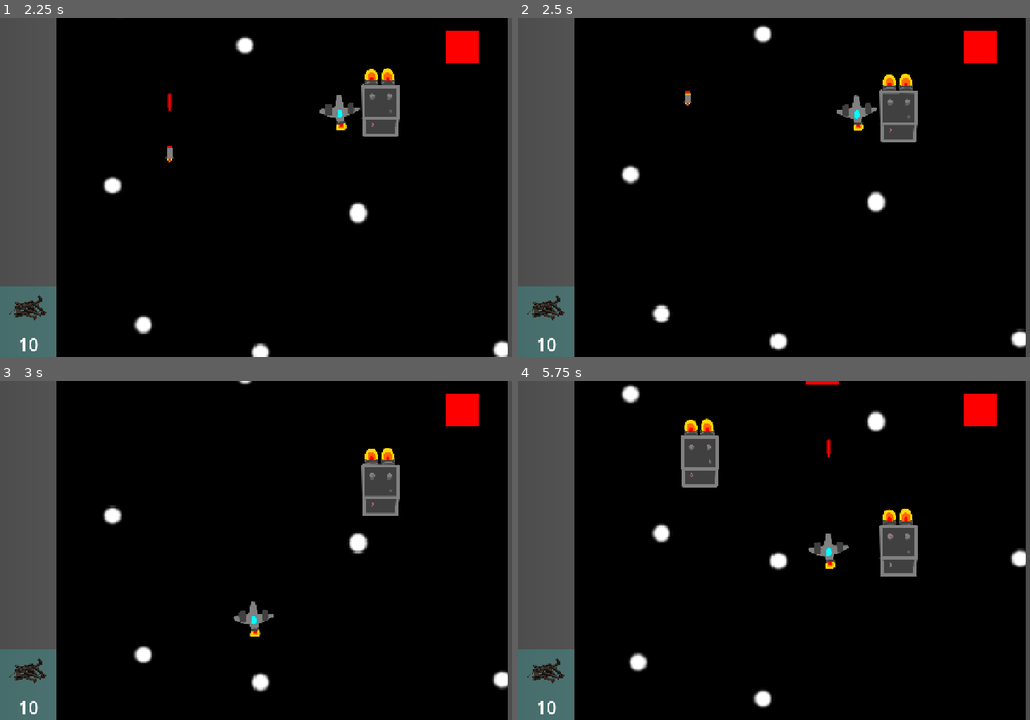
Above: before the commit, frames 1-4 (two rows, left to right).
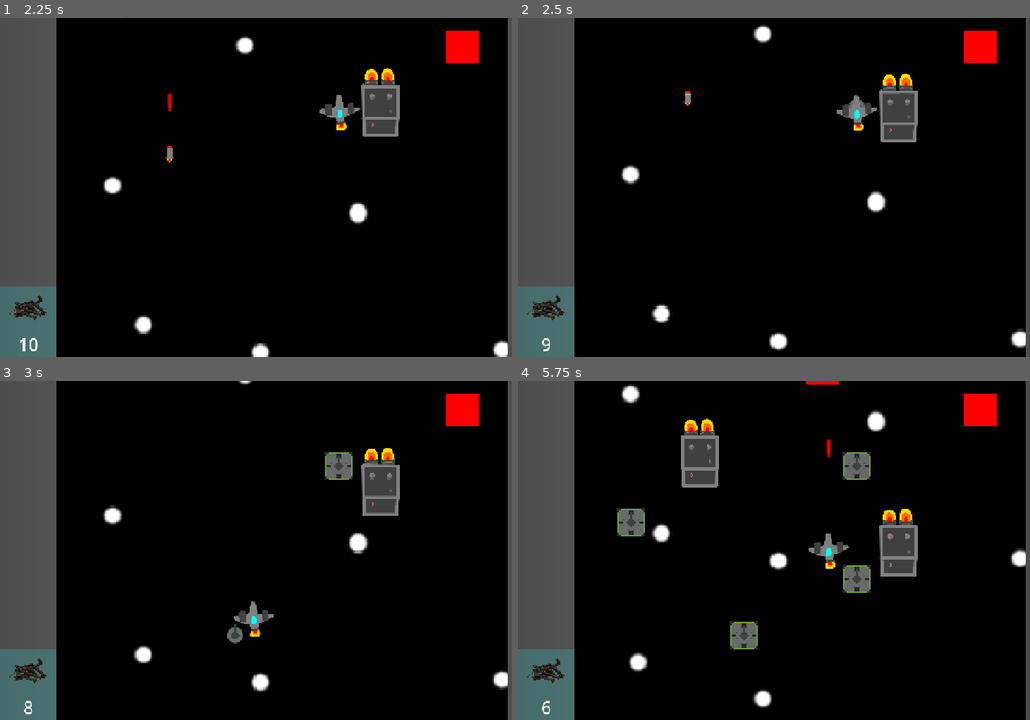
Above: after the commit, the same moments.

Repository: mykyta-bazhukhin/Cargo-Defense
Game: Godot game, scene res://Scenes/main_scene.tscn
The game is run twice, just before and just after one commit, with the same random seed, the same clock (stepped at 60 frames per second) and the same inputs.
Inputs (mouse positions are in pixels of both pictures, inside the frame that each line leads up to):
- Up to frame 1 (2.25 s): move the mouse to (404, 170) at 0.52 s; tap 1 (Place tower 1) at 0.6 s; tap 2 (Place tower 2) at 0.8, 1.35 s; move the mouse to (168, 204) at 1.27 s; tap 3 (Place tower 3) at 1.55, 2.1 s; move the mouse to (337, 112) at 2.02 s
- Up to frame 2 (2.5 s): tap 1 (Place tower 1) at 2.3 s
- Up to frame 3 (3 s): move the mouse to (256, 618) at 2.77 s; tap 1 (Place tower 1) at 2.85 s
- Up to frame 4 (5.75 s): tap 2 (Place tower 2) at 3.05, 3.6, 5.3 s; move the mouse to (968, 601) at 3.52 s; tap 3 (Place tower 3) at 3.8, 4.35 s; move the mouse to (630, 499) at 4.27 s; tap 1 (Place tower 1) at 4.55, 5.1 s; move the mouse to (830, 550) at 5.02 s

Frame 1 is identical in both runs. In frame 2, 0.1% of the frame differs, in the area x 3-68%, y 24-99%; in frame 3, 0.7%; in frame 4, 1.9%, in the area x 3-69%, y 20-99%.
Error before the commit: Out of bounds get index '0' (on base: 'Array') (res://Scenes/towers.gd:38)

Commit message:
fixed Tower node and started UI
fixed previous Tower code with some signals and scrap UI now has more clear signal to sync scrap value. Also just started on UI of menu and learned new things.

Diff:
--- /dev/null
+++ b/Scenes/exit_button.gd
@@ -0,0 +1,5 @@
+extends Button
+
+
+func _on_pressed() -> void:
+	get_tree().quit()
--- a/Scenes/label.gd
+++ b/Scenes/label.gd
@@ -1,12 +1,11 @@
 extends Label
 
 signal get_tower1_cost(body)
-var total_scrap = 0
+var total_scrap_ui = 0
 
 func _ready():
+	text = str(total_scrap_ui)
+
+func _on_scraps_scrap_changed(total_scrap: int) -> void:
 	text = str(total_scrap)
-
-
-func _on_scraps_scrap_changed(changed_value: Variant) -> void:
-	total_scrap = total_scrap + changed_value
-	text = str(total_scrap)
+	total_scrap_ui = total_scrap
--- /dev/null
+++ b/Scenes/main_menu.tscn
@@ -0,0 +1,56 @@
+[gd_scene load_steps=3 format=3 uid="uid://yuifynpo45e6"]
+
+[ext_resource type="Script" uid="uid://cfrhrtwwcpmf7" path="res://Scenes/exit_button.gd" id="1_28flt"]
+[ext_resource type="Script" uid="uid://bt6hicyr5fe0x" path="res://Scenes/start_button.gd" id="1_48xlc"]
+
+[node name="MainMenu" type="Control"]
+layout_mode = 3
+anchors_preset = 15
+anchor_right = 1.0
+anchor_bottom = 1.0
+grow_horizontal = 2
+grow_vertical = 2
+
+[node name="PanelContainer" type="PanelContainer" parent="."]
+layout_mode = 1
+anchors_preset = 8
+anchor_left = 0.5
+anchor_top = 0.5
+anchor_right = 0.5
+anchor_bottom = 0.5
+offset_left = -192.0
+offset_top = -192.0
+offset_right = 192.0
+offset_bottom = 200.0
+grow_horizontal = 2
+grow_vertical = 2
+
+[node name="MarginContainer" type="MarginContainer" parent="PanelContainer"]
+layout_mode = 2
+theme_override_constants/margin_left = 85
+theme_override_constants/margin_top = 160
+theme_override_constants/margin_right = 85
+
+[node name="VBoxContainer" type="VBoxContainer" parent="PanelContainer/MarginContainer"]
+layout_mode = 2
+theme_override_constants/separation = 10
+
+[node name="StartButton" type="Button" parent="PanelContainer/MarginContainer/VBoxContainer"]
+layout_mode = 2
+text = "Start"
+script = ExtResource("1_48xlc")
+
+[node name="Button2" type="Button" parent="PanelContainer/MarginContainer/VBoxContainer"]
+layout_mode = 2
+text = "Armory
+"
+
+[node name="ExitButton" type="Button" parent="PanelContainer/MarginContainer/VBoxContainer"]
+layout_mode = 2
+text = "Exit"
+script = ExtResource("1_28flt")
+
+[connection signal="mouse_entered" from="PanelContainer/MarginContainer/VBoxContainer/StartButton" to="PanelContainer/MarginContainer/VBoxContainer/StartButton" method="_on_mouse_entered"]
+[connection signal="mouse_exited" from="PanelContainer/MarginContainer/VBoxContainer/StartButton" to="PanelContainer/MarginContainer/VBoxContainer/StartButton" method="_on_mouse_exited"]
+[connection signal="pressed" from="PanelContainer/MarginContainer/VBoxContainer/StartButton" to="PanelContainer/MarginContainer/VBoxContainer/StartButton" method="_on_pressed"]
+[connection signal="pressed" from="PanelContainer/MarginContainer/VBoxContainer/ExitButton" to="PanelContainer/MarginContainer/VBoxContainer/ExitButton" method="_on_pressed"]
--- a/Scenes/main_scene.gd
+++ b/Scenes/main_scene.gd
@@ -11,7 +11,9 @@
 #
 
 
-
+func _ready():
+	pass
+	#$%Towers.tower_points_array = $TowerPoints.get_children()
 
 
 func _on_enemies_create_scrap(pos: Vector2, val: int) -> void:
--- a/Scenes/main_scene.tscn
+++ b/Scenes/main_scene.tscn
@@ -245,6 +245,7 @@
 script = ExtResource("15_lhp3t")
 
 [connection signal="scrap_changed" from="Scraps" to="CanvasLayer/PanelContainer/VBoxContainer/ScrapAmountLabel" method="_on_scraps_scrap_changed"]
+[connection signal="scrap_used" from="Towers" to="Scraps" method="_on_towers_scrap_used"]
 [connection signal="create_scrap" from="Enemies" to="Scraps" method="_on_enemies_create_scrap"]
 [connection signal="timeout" from="Enemies/SpawnEnemyTimer" to="." method="_on_spawn_enemy_timer_timeout"]
 [connection signal="timeout" from="Enemies/SpawnEnemyTimer" to="Enemies" method="_on_spawn_enemy_timer_timeout"]
--- a/Scenes/scraps.gd
+++ b/Scenes/scraps.gd
@@ -2,20 +2,24 @@
 
 var ScrapScene = preload("res://Scenes/scrap.tscn")
 var total_scrap = 0
-signal scrap_changed(changed_value: int)
+signal scrap_changed(total_scrap: int) #NOTE: messenger for the UI
 
 func _ready():
 	var child_array = get_children()
 	for child in child_array:
-		child.connect("scrap_collected", on_scrap_collected)
+		child.connect("scrap_collected", on_scrap_added)
 
 func _on_enemies_create_scrap(pos: Vector2, val: int) -> void:
 	var scrap = ScrapScene.instantiate()
 	scrap.value = val
 	scrap.position = pos
-	scrap.connect("scrap_collected", on_scrap_collected)
+	scrap.connect("scrap_collected", on_scrap_added)
 	add_child(scrap)
 
-func on_scrap_collected(value: int):
+func _on_towers_scrap_used(value: int) -> void:
+	total_scrap = total_scrap - value
+	scrap_changed.emit(total_scrap)
+
+func on_scrap_added(value: int):
 	total_scrap = total_scrap + value
-	scrap_changed.emit(value)
+	scrap_changed.emit(total_scrap)
--- /dev/null
+++ b/Scenes/start_button.gd
@@ -0,0 +1,20 @@
+extends Button
+
+var og_pos
+
+func _ready() -> void:
+	og_pos = position
+
+func _on_pressed() -> void:
+	get_tree().change_scene_to_file("res://Scenes/main_scene.tscn")
+
+
+func _on_mouse_entered() -> void:
+	var tween_start = get_tree().create_tween()
+	tween_start.tween_property(self, "position", Vector2(0, -2), 0.1)
+
+
+func _on_mouse_exited() -> void:
+	#pass
+	var tween_end = get_tree().create_tween()
+	tween_end.tween_property(self, "position", og_pos, 0.1)
--- a/Scenes/towers.gd
+++ b/Scenes/towers.gd
@@ -2,15 +2,14 @@
 
 var TowerSampleScene = preload("res://Scenes/tower_sample.tscn")
 
-
-var total_scrap
 var tower_selection_array: Array = [TowerSampleScene,null,null]
 var tower_costs: Array = [0,0,0]
-var tower_points_array: Array #handled by main
+var tower_points_array: Array #can also be handled by main
 
+signal scrap_used(value)
 
 func _ready() -> void:
-	var tower_points: Array = get_node("../TowerPoints").get_children()
+	tower_points_array = get_node("../TowerPoints").get_children()
 	var i = 0
 	for tower_scene in tower_selection_array:
 		if (tower_scene != null):
@@ -30,7 +29,7 @@
 		FIND_POINT_spawn_tower_approach_point(2)
 
 #NOTE: tower placing code
-func FIND_POINT_spawn_tower_approach_point(num: int):
+func FIND_POINT_spawn_tower_approach_point(tower_num: int):
 	'''this is a super function, a big function that has been split up into three parts
 	with capital letter denoting what happens in the function'''
 	var final_min_point_position: Vector2
@@ -49,16 +48,16 @@
 	if (min_dist_point.is_in_group("Not Occupied")):
 		final_min_point_position = Vector2(min_dist_point.position.x, min_dist_point.position.y)
 		min_dist_point.remove_from_group("Not Occupied")
-		find_point_SPAWN_TOWER_approach_point(num, final_min_point_position)
+		find_point_SPAWN_TOWER_approach_point(tower_num, final_min_point_position)
 	else:
 		print("position occupied")
-func find_point_SPAWN_TOWER_approach_point(num: int, min_pos):
-	var tower = tower_selection_array[num].instantiate()
+func find_point_SPAWN_TOWER_approach_point(tower_num: int, min_pos):
+	var tower = tower_selection_array[tower_num].instantiate()
 	tower.position = get_node("../SpacePlane").position
 	print(tower.position)
-	tower.connect("shoot_turret", Callable($Projectiles, "_on_shoot_turret"))
+	tower.connect("shoot_turret", Callable(get_node("../Projectiles"), "_on_shoot_turret"))
 	add_child(tower)
-	Global.scrap -= tower.cost
+	scrap_used.emit(tower_costs[tower_num])
 	find_point_spawn_tower_APPROACH_POINT(min_pos, tower)
 func find_point_spawn_tower_APPROACH_POINT(min_pos, tower):
 	var tween = get_tree().create_tween()
--- a/Scenes/ui_test_scene.tscn
+++ b/Scenes/ui_test_scene.tscn
@@ -122,6 +122,7 @@
 [node name="TowerSlotsVBox" type="VBoxContainer" parent="CanvasLayer"]
 offset_right = 128.0
 offset_bottom = 608.0
+theme_override_constants/separation = 0
 script = ExtResource("9_70ou3")
 
 [node name="TowerPanel1" type="PanelContainer" parent="CanvasLayer/TowerSlotsVBox"]
Not shown, added: Scenes/exit_button.gd.uid
Not shown, added: Scenes/start_button.gd.uid
